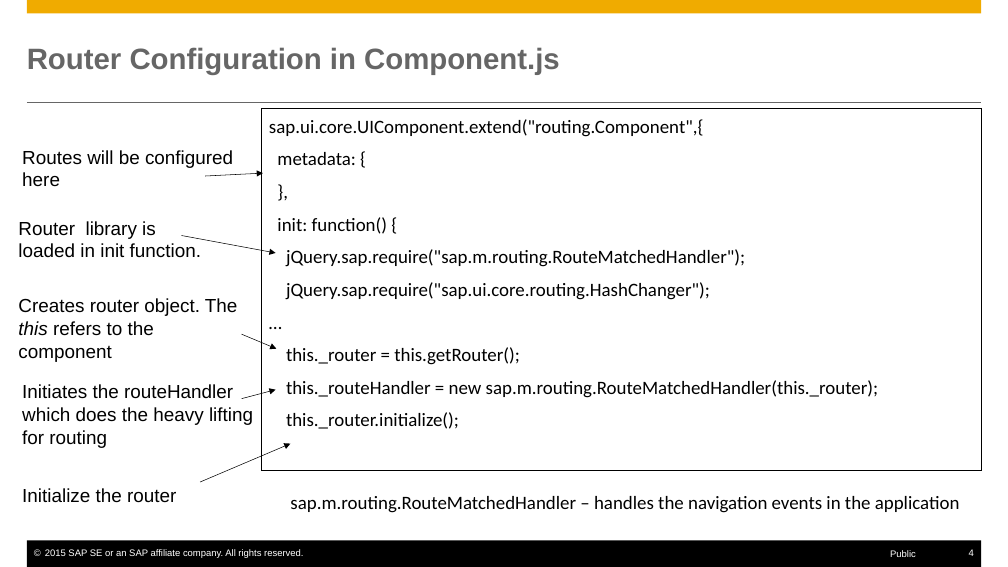
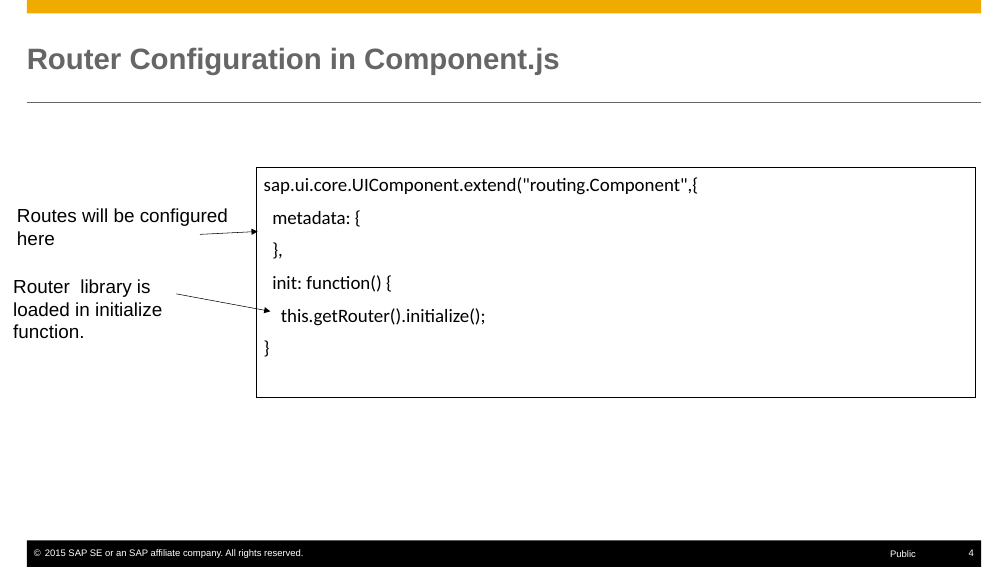
Before and after one commit to rosshigh/UI5, a slide deck: slide 4 of Notes/SAPUI5-Routing.pptx. Drawn at 1008x567 pixels with LibreOffice and Linux fonts; fonts in the diff are those of the drawing. Boxes give left, top, right and bottom in pixels: in the first picture for what was removed or moved away, otherwise in the second. Text is boxed around its words. In the diff, an @@ line names an element or a change of style, - is before the commit and + after.

```diff
--- a/Notes/SAPUI5-Routing.pptx
+++ b/Notes/SAPUI5-Routing.pptx
@@ rectangle "sap.ui.core.UIComponent.extend("routing.Component",{": place and size @@
-rectangle "sap.ui.core.UIComponent.extend("routing.Component",{" at bbox=[261, 109, 981, 471]
+rectangle "sap.ui.core.UIComponent.extend("routing.Component",{" at bbox=[256, 167, 976, 397]
@@ 2 arrows, 1 text: place and size @@
-2 arrows, 1 text at bbox=[22, 150, 276, 253]
+2 arrows, 1 text at bbox=[17, 208, 271, 311]
@@ text at bbox=[13, 279, 162, 339]: text changed @@
-Router library is
-loaded in init function.
+Router library is
+loaded in initialize function.
@@ text removed at bbox=[18, 298, 238, 362] @@
-Creates router object. The this refers to the
-component
@@ text in rectangle at bbox=[281, 308, 486, 326]: text changed @@
-jQuery.sap.require("sap.m.routing.RouteMatchedHandler");
-jQuery.sap.require("sap.ui.core.routing.HashChanger");
-…
-this._router = this.getRouter();
-this._routeHandler = new sap.m.routing.RouteMatchedHandler(this._router);
-this._router.initialize();
+this.getRouter().initialize();
+}
@@ arrow removed from (242, 334) to (277, 348) @@
@@ text removed at bbox=[22, 384, 253, 503] @@
-Initiates the routeHandler
-which does the heavy lifting
-for routing
-Initialize the router
@@ arrow removed from (242, 398) to (276, 390) @@
@@ arrow removed from (200, 482) to (290, 444) @@
@@ text removed at bbox=[290, 496, 960, 513] @@
-sap.m.routing.RouteMatchedHandler – handles the navigation events in the application
```
Also in this commit, not shown: 8 other slides changed, 1 slide removed, 6 other files.
